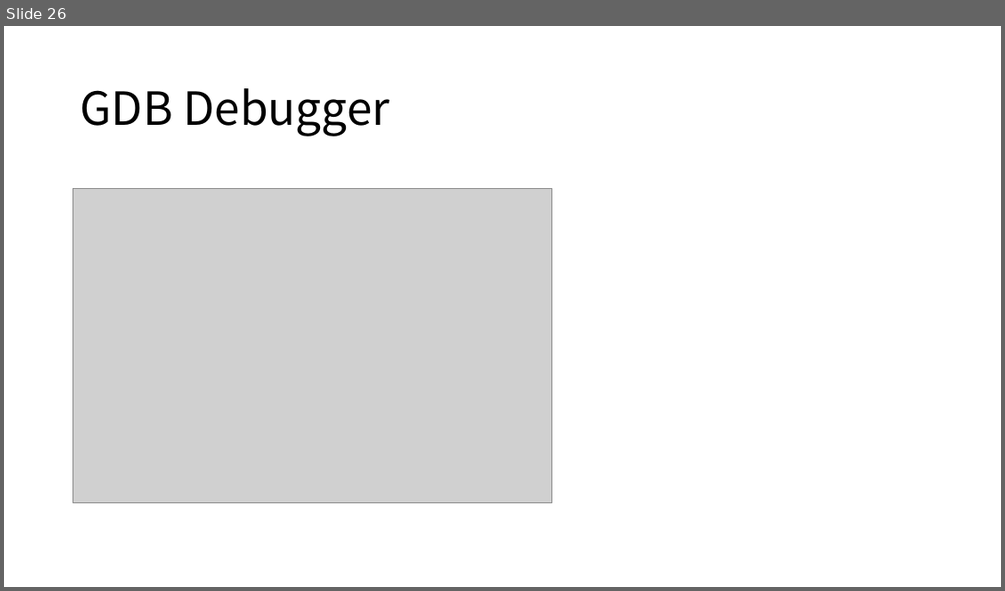
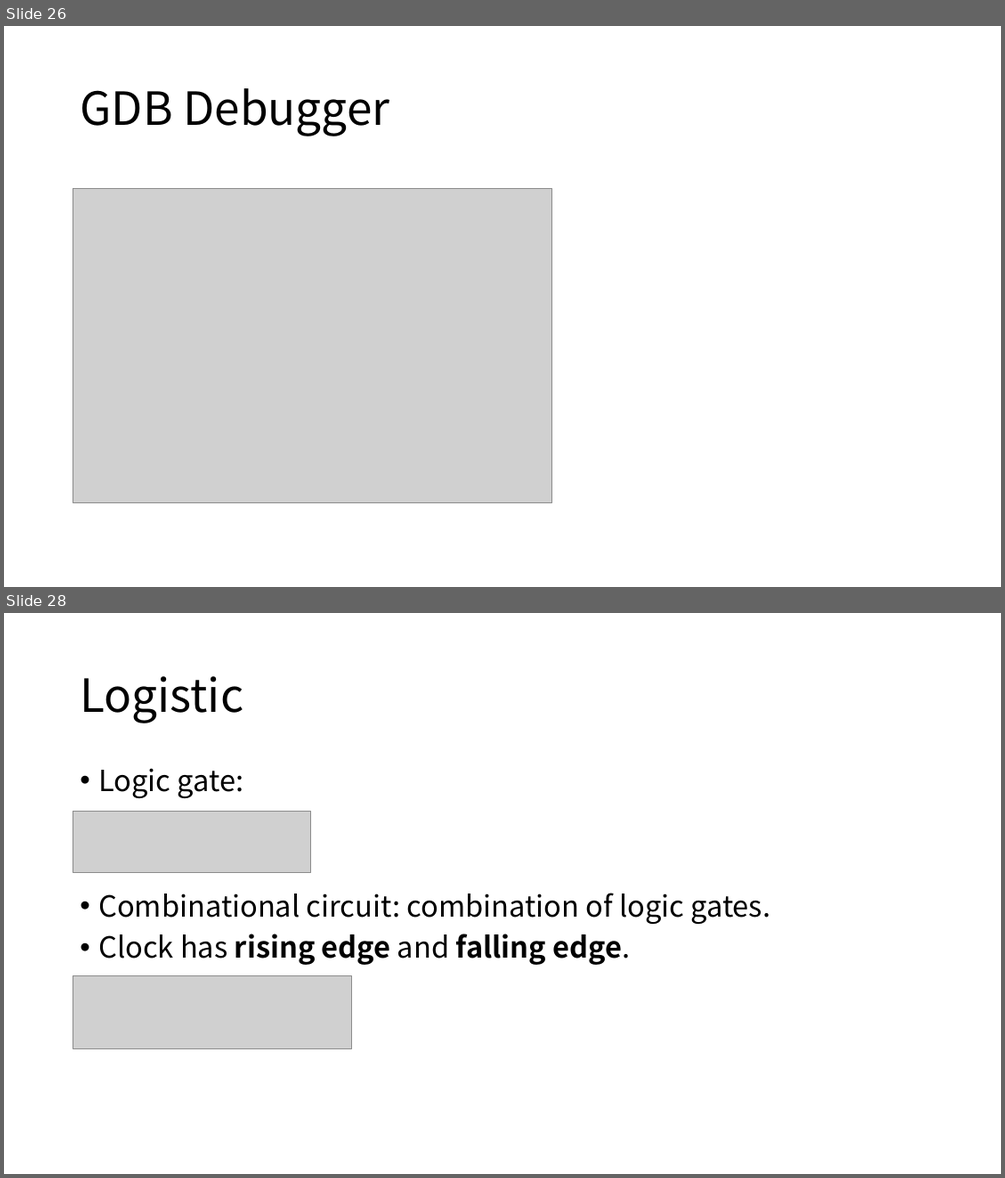
Before and after one commit to Lyther/wiki, a slide deck: docs/assets/Operating Systems.pptx. Shown one above the other, each under a label of ours: slide 26 before the commit, slides 26 and 28 after it; the slides between them are not shown. The pictures are 1005x591 and 1005x1178 pixels, drawn with LibreOffice and Linux fonts; fonts in the diff are those of the drawing; grey boxes stand for pictures. Boxes give left, top, right and bottom in pixels: in the first picture for what was removed or moved away, otherwise in the second. Text is boxed around its words. In the diff, an @@ line names an element or a change of style, - is before the commit and + after.

```diff
--- a/docs/assets/Operating Systems.pptx
+++ b/docs/assets/Operating Systems.pptx
@@ slide 28 added at bbox=[4, 613, 1001, 1174], background #FFFFFF @@
@@ title added at bbox=[80, 676, 243, 723], 44 pt, text #000000 @@
+Logistic
@@ text added at bbox=[98, 768, 770, 965], 28 pt, text #000000 @@
+• Logic gate:
+• Combinational circuit: combination of logic gates.
+• Clock has rising edge and falling edge.
@@ picture added at bbox=[73, 811, 311, 872] @@
@@ picture added at bbox=[73, 976, 352, 1049] @@
```
Also in this commit, not shown: 35 other slides added, 1 other file.
